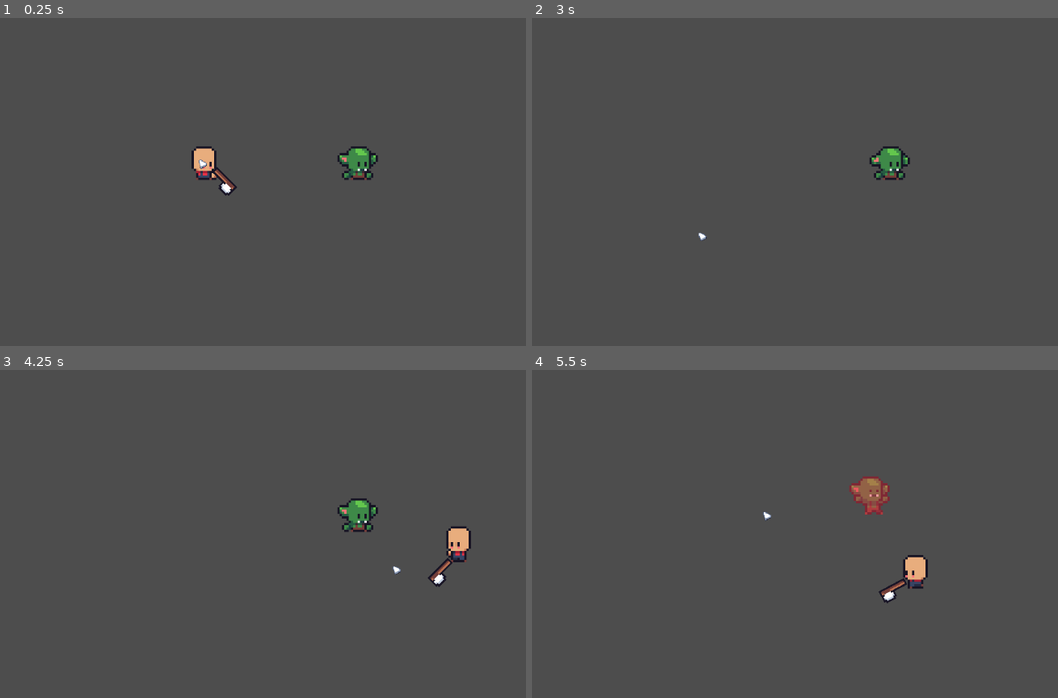
Above: before the commit, frames 1-4 (two rows, left to right).
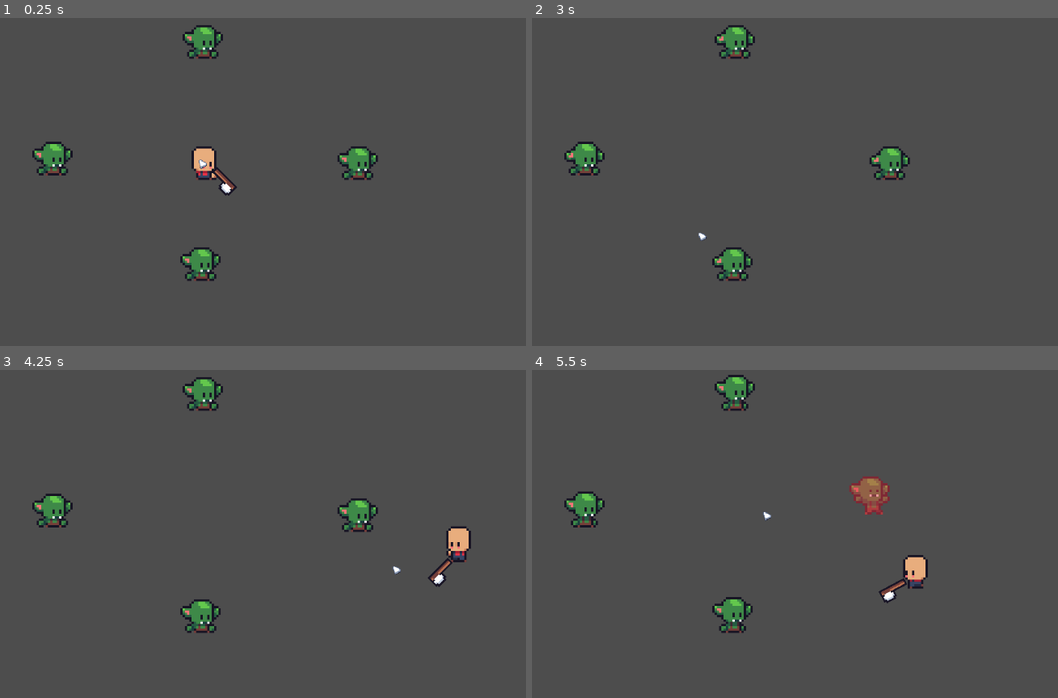
Above: after the commit, the same moments.

Repository: arek-e/brackeys-2024.2
Game: Godot game, scene res://scenes/main.tscn
Same seed, same stepped clock (60 frames per second), same inputs: the game is played once before the commit and once after it.
Inputs (mouse positions are in pixels of both pictures, inside the frame that each line leads up to):
- Up to frame 1 (0.25 s): no input
- Up to frame 2 (3 s): move the mouse to (879, 145) at 0.52 s; hold D (move_right) 0.53-1.28 s; click (879, 145) at 0.6 s; move the mouse to (605, 182) at 1.27 s; hold S (move_down) 1.28-2.03 s; tap Shift (sprint) at 1.35, 2.85 s; move the mouse to (800, 83) at 2.02 s; hold D (move_right) 2.03-2.78 s; click (800, 83) at 2.1 s; move the mouse to (700, 237) at 2.77 s; hold W (move_up) from 2.78 s (still down)
- Up to frame 3 (4.25 s): move the mouse to (394, 570) at 3.52 s; release W (move_up) at 3.53 s; hold A (move_left) from 3.53 s (still down); click (394, 570) at 3.6 s
- Up to frame 4 (5.5 s): move the mouse to (542, 461) at 4.27 s; tap Shift (sprint) at 4.35 s; move the mouse to (768, 517) at 5.02 s; release A (move_left) at 5.03 s; hold S (move_down) from 5.03 s (still down); click (768, 517) at 5.1 s

The runs differ from the first frame. In frame 1, 1.7% of the frame differs, in the area x 6-43%, y 2-81%; in frame 2, 1.7%; in frame 3, 1.7%; in frame 4, 1.7%, in the area x 6-43%, y 1-81%.

Commit message:
feat: add more targets

Diff:
--- a/scenes/main.tscn
+++ b/scenes/main.tscn
@@ -12,6 +12,18 @@
 zoom = Vector2(4, 4)
 position_smoothing_enabled = true
 
-[node name="TargetDummy" parent="." instance=ExtResource("2_5c4ti")]
+[node name="UI" parent="." instance=ExtResource("2_s88j6")]
+
+[node name="Targets" type="Node" parent="."]
+
+[node name="TargetDummy" parent="Targets" instance=ExtResource("2_5c4ti")]
 position = Vector2(69, 0)
-[node name="UI" parent="." instance=ExtResource("2_s88j6")]
+
+[node name="TargetDummy2" parent="Targets" instance=ExtResource("2_5c4ti")]
+position = Vector2(-67, -2)
+
+[node name="TargetDummy3" parent="Targets" instance=ExtResource("2_5c4ti")]
+position = Vector2(-1, 45)
+
+[node name="TargetDummy4" parent="Targets" instance=ExtResource("2_5c4ti")]
+position = Vector2(0, -54)
Not shown: 1 places in scenes/main.tscn that only renumber resources
